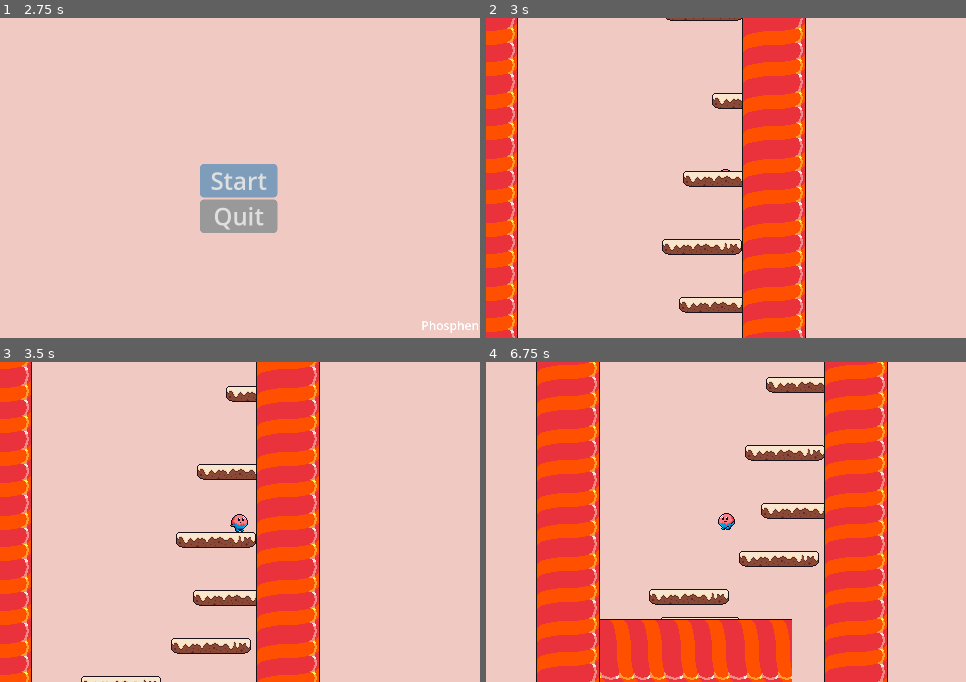
Above: before the commit, frames 1-4 (two rows, left to right).
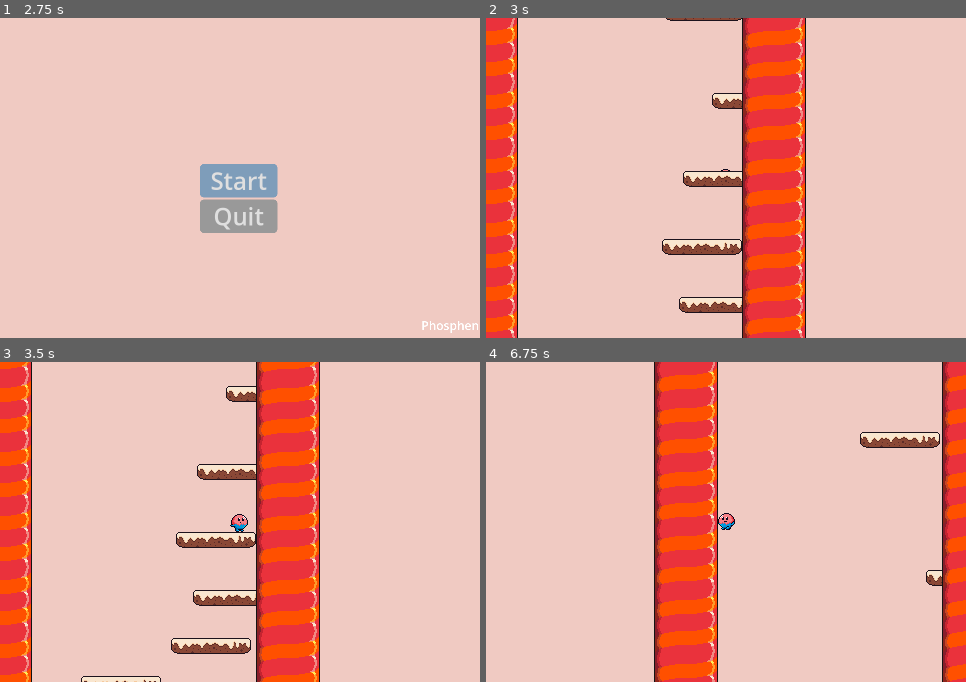
Above: after the commit, the same moments.

Repository: Phosphen/slide
Game: Godot game, scene res://Scenes/Levels/splash_screen.tscn
The game is run twice, just before and just after one commit, with the same random seed, the same clock (stepped at 60 frames per second) and the same inputs.
Inputs (mouse positions are in pixels of both pictures, inside the frame that each line leads up to):
- Up to frame 1 (2.75 s): tap Enter (ui_accept) at 0.5, 1.25, 2 s; move the mouse to (345, 162) at 0.52 s; hold Right (move_right) 0.53-2.03 s; tap Up (jump) at 0.77, 1.52 s; move the mouse to (144, 194) at 1.27 s; move the mouse to (288, 107) at 2.02 s; hold Left (move_left) from 2.03 s (still down)
- Up to frame 2 (3 s): release Left (move_left) at 2.75 s; click "Start" at 2.75 s
- Up to frame 3 (3.5 s): no input
- Up to frame 4 (6.75 s): tap Enter (ui_accept) at 3.5 s; move the mouse to (702, 586) at 3.52 s; hold Right (move_right) 3.53-5.03 s; tap Up (jump) at 3.77, 4.52, 5.27 s; move the mouse to (870, 570) at 4.27 s; move the mouse to (582, 474) at 5.02 s; hold Left (move_left) 5.03-5.78 s; move the mouse to (750, 522) at 5.77 s; hold Right (move_right) 5.78-6.53 s; move the mouse to (654, 442) at 6.52 s; hold Left (move_left) from 6.53 s (still down)

Frame 1 is identical in both runs. In frame 2, 1.1% of the frame differs, in the area x 53-55%, y 0-100%; in frame 3, 1.1%; in frame 4, 53%, in the area x 10-100%, y 0-100%.

Commit message:
add shadow

Diff:
--- a/LevelGen/wall_scene.tscn
+++ b/LevelGen/wall_scene.tscn
@@ -3,7 +3,7 @@
 [ext_resource type="Texture2D" uid="uid://cer7g5wxwy4ek" path="res://Assets/world-wall.png" id="1_xvbu0"]
 
 [sub_resource type="RectangleShape2D" id="RectangleShape2D_qjkxt"]
-size = Vector2(31, 80)
+size = Vector2(64, 64)
 
 [node name="Area2D" type="StaticBody2D"]
 
@@ -14,5 +14,4 @@
 texture = ExtResource("1_xvbu0")
 
 [node name="CollisionShape2D" type="CollisionShape2D" parent="."]
-position = Vector2(0.5, 0)
 shape = SubResource("RectangleShape2D_qjkxt")
Binary file changed: Assets/world-wall.aseprite
Binary file changed: Assets/world-wall.png
